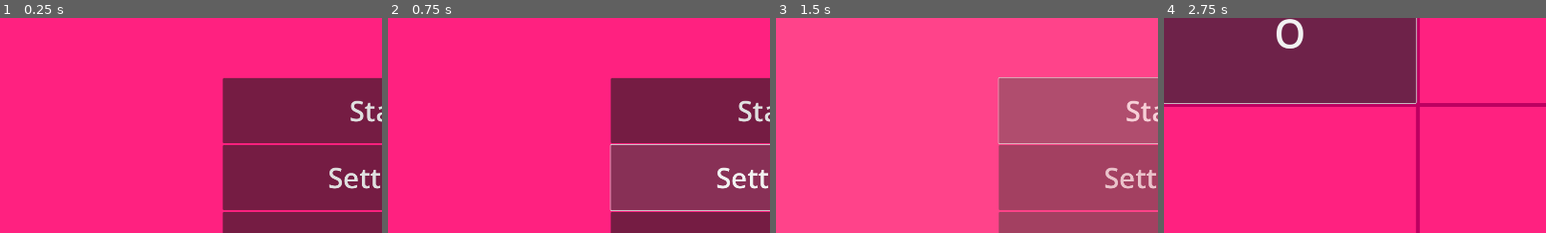
Above: before the commit, frames 1-4 (left to right).
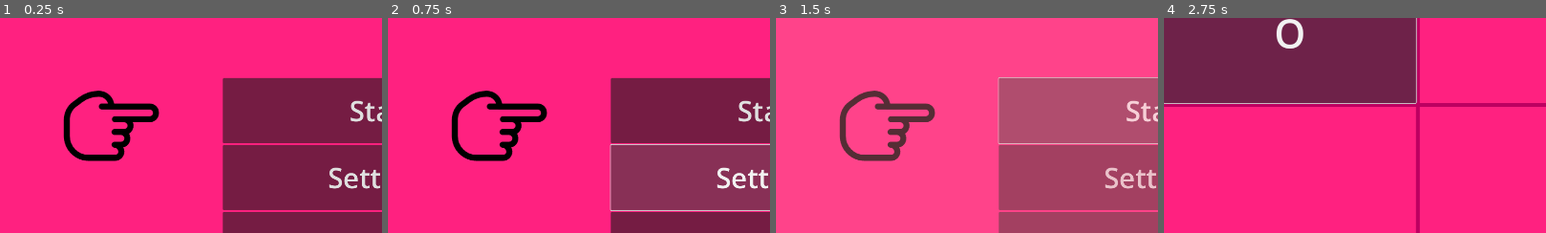
Above: after the commit, the same moments.

Repository: BessMoth/XO_YO
Game: Godot game, scene res://src/intro_ui.tscn
The game is run twice, just before and just after one commit, with the same random seed, the same clock (stepped at 60 frames per second) and the same inputs.
Inputs (mouse positions are % of the whole screen's width and height, from its top left):
- Up to frame 1 (0.25 s): no input
- Up to frame 2 (0.75 s): click "Settings" at 0.5 s
- Up to frame 3 (1.5 s): click "Start" at 1.25 s
- Up to frame 4 (2.75 s): click (16, 16) at 2.02 s
The pictures show only the part of the screen within x 0-50%, y 13-63%; the shares and areas given below are measured in that part.

The runs differ from the first frame. In frame 1, 2.5% of the frame differs, in the area x 16-42%, y 33-67%; in frame 2, 2.5%; in frame 3, 2.5%; in frame 4, nothing differs.

Commit message:
add/: pointer

Diff:
--- a/project.godot
+++ b/project.godot
@@ -18,7 +18,7 @@
 
 [autoload]
 
-SceneTranslation="*res://scene_translation.tscn"
+SceneTranslation="*res://src/scene_translation.tscn"
 
 [display]
 
--- /dev/null
+++ b/src/custom_button.tscn
@@ -0,0 +1,7 @@
+[gd_scene format=3 uid="uid://wamwgh1wwre5"]
+
+[node name="CustomButton" type="Button"]
+size_flags_horizontal = 3
+size_flags_vertical = 3
+theme_override_font_sizes/font_size = 70
+text = "Default"
--- a/src/intro_ui.tscn
+++ b/src/intro_ui.tscn
@@ -1,6 +1,8 @@
-[gd_scene load_steps=2 format=3 uid="uid://ccm7j44vph8fy"]
+[gd_scene load_steps=4 format=3 uid="uid://ccm7j44vph8fy"]
 
 [ext_resource type="Script" uid="uid://ce33640rb6pqb" path="res://src/intro_ui.gd" id="1_lsics"]
+[ext_resource type="PackedScene" uid="uid://dvyftvdu7jgke" path="res://src/pointer.tscn" id="2_a4rpr"]
+[ext_resource type="PackedScene" uid="uid://wamwgh1wwre5" path="res://src/custom_button.tscn" id="2_g3u4e"]
 
 [node name="IntroUI" type="Control"]
 layout_mode = 3
@@ -25,31 +27,30 @@
 grow_horizontal = 2
 grow_vertical = 2
 
-[node name="Start" type="Button" parent="VBoxContainer"]
+[node name="Start" parent="VBoxContainer" instance=ExtResource("2_g3u4e")]
 layout_mode = 2
-size_flags_horizontal = 3
-size_flags_vertical = 3
-theme_override_font_sizes/font_size = 70
-text = "Start
+text = "Start"
+
+[node name="Settings" parent="VBoxContainer" instance=ExtResource("2_g3u4e")]
+layout_mode = 2
+text = "Settings
 "
 
-[node name="Settings" type="Button" parent="VBoxContainer"]
+[node name="Quit" parent="VBoxContainer" instance=ExtResource("2_g3u4e")]
 layout_mode = 2
-size_flags_horizontal = 3
-size_flags_vertical = 3
-theme_override_font_sizes/font_size = 70
-text = "Settings"
+text = "Quit"
 
-[node name="Quit" type="Button" parent="VBoxContainer"]
+[node name="Pointer" parent="." instance=ExtResource("2_a4rpr")]
 layout_mode = 2
-size_flags_horizontal = 3
-size_flags_vertical = 3
-theme_override_font_sizes/font_size = 70
-text = "Quit
-"
+anchors_preset = 0
+anchor_right = 0.0
+anchor_bottom = 0.0
+offset_left = 237.0
+offset_top = 259.0
+offset_right = 477.0
+offset_bottom = 499.0
+menu_parent_path = NodePath("../VBoxContainer")
 
 [connection signal="pressed" from="VBoxContainer/Start" to="." method="_on_start_pressed"]
-[connection signal="pressed" from="VBoxContainer/Start" to="VBoxContainer/Start" method="_on_pressed"]
 [connection signal="pressed" from="VBoxContainer/Settings" to="." method="_on_settings_pressed"]
 [connection signal="pressed" from="VBoxContainer/Quit" to="." method="_on_quit_pressed"]
-[connection signal="pressed" from="VBoxContainer/Quit" to="VBoxContainer/Quit" method="_on_pressed"]
--- /dev/null
+++ b/src/pointer.tscn
@@ -0,0 +1,80 @@
+[gd_scene load_steps=3 format=3 uid="uid://dvyftvdu7jgke"]
+
+[ext_resource type="Texture2D" uid="uid://cs81ydv2wtyps" path="res://res/pointer.webp" id="1_f8na6"]
+
+[sub_resource type="GDScript" id="GDScript_f8na6"]
+resource_name = "pointer"
+script/source = "extends TextureRect
+
+@export var menu_parent_path : NodePath
+@export var cursor_offset : Vector2
+
+@onready var menu_parent := get_node(menu_parent_path)
+
+var cursor_index : int = 0
+var vec: Vector2
+
+func get_vector_action_just_pressed() -> Vector2:
+	vec = Vector2(0,0)
+	if Input.is_action_just_pressed(\"ui_up\"):
+		vec.y -= 1
+	if Input.is_action_just_pressed(\"ui_down\"):
+		vec.y += 1
+	if Input.is_action_just_pressed(\"ui_left\"):
+		vec.x -= 1
+	if Input.is_action_just_pressed(\"ui_right\"):
+		vec.x += 1
+	return vec
+
+func _process(delta):
+	var input := Vector2.ZERO
+	input = get_vector_action_just_pressed()
+
+	if menu_parent is VBoxContainer:
+		set_cursor_from_index(cursor_index + input.y)
+	elif menu_parent is HBoxContainer:
+		set_cursor_from_index(cursor_index + input.x)
+	elif menu_parent is GridContainer:
+		set_cursor_from_index(cursor_index + input.x + input.y * menu_parent.columns)
+
+	if Input.is_action_just_pressed(\"ui_select\"):
+		var current_menu_item := get_menu_item_at_index(cursor_index)
+
+		if current_menu_item != null:
+			if current_menu_item.has_method(\"cursor_select\"):
+				current_menu_item.cursor_select()
+
+func get_menu_item_at_index(index : int) -> Control:
+	if menu_parent == null:
+		return null
+
+	if index >= menu_parent.get_child_count() or index < 0:
+		return null
+
+	return menu_parent.get_child(index) as Control
+
+func set_cursor_from_index(index : int) -> void:
+	var menu_item := get_menu_item_at_index(index)
+
+	if menu_item == null:
+		return
+
+	var position = menu_item.global_position
+	var size = menu_item.size
+
+	global_position = Vector2(position.x, position.y + size.y / 2.0) - (size / 2.0) - cursor_offset
+
+	cursor_index = index
+"
+
+[node name="Pointer" type="TextureRect"]
+anchors_preset = 15
+anchor_right = 1.0
+anchor_bottom = 1.0
+offset_right = -1680.0
+offset_bottom = -840.0
+grow_horizontal = 2
+grow_vertical = 2
+texture = ExtResource("1_f8na6")
+stretch_mode = 2
+script = SubResource("GDScript_f8na6")
--- a/scene_translation.tscn
+++ b/src/scene_translation.tscn
@@ -1,6 +1,21 @@
 [gd_scene load_steps=5 format=3 uid="uid://cm848wsb0oyvg"]
 
-[ext_resource type="Script" uid="uid://c8f5lwb26m6v0" path="res://scene_translation.gd" id="1_y1jhn"]
+[ext_resource type="Script" uid="uid://c8f5lwb26m6v0" path="res://src/scene_translation.gd" id="1_3h3am"]
+
+[sub_resource type="Animation" id="Animation_aa4hc"]
+length = 0.001
+tracks/0/type = "value"
+tracks/0/imported = false
+tracks/0/enabled = true
+tracks/0/path = NodePath(".:modulate")
+tracks/0/interp = 1
+tracks/0/loop_wrap = true
+tracks/0/keys = {
+"times": PackedFloat32Array(0),
+"transitions": PackedFloat32Array(1),
+"update": 0,
+"values": [Color(1, 1, 1, 0)]
+}
 
 [sub_resource type="Animation" id="Animation_y1jhn"]
 resource_name = "dissolve"
@@ -18,21 +33,6 @@
 "values": [Color(1, 1, 1, 0), Color(1, 1, 1, 1)]
 }
 
-[sub_resource type="Animation" id="Animation_aa4hc"]
-length = 0.001
-tracks/0/type = "value"
-tracks/0/imported = false
-tracks/0/enabled = true
-tracks/0/path = NodePath(".:modulate")
-tracks/0/interp = 1
-tracks/0/loop_wrap = true
-tracks/0/keys = {
-"times": PackedFloat32Array(0),
-"transitions": PackedFloat32Array(1),
-"update": 0,
-"values": [Color(1, 1, 1, 0)]
-}
-
 [sub_resource type="AnimationLibrary" id="AnimationLibrary_5y17v"]
 _data = {
 &"RESET": SubResource("Animation_aa4hc"),
@@ -40,7 +40,7 @@
 }
 
 [node name="SceneTranslation" type="CanvasLayer"]
-script = ExtResource("1_y1jhn")
+script = ExtResource("1_3h3am")
 
 [node name="ColorRect" type="ColorRect" parent="."]
 modulate = Color(1, 1, 1, 0)
Binary file added: res/pointer.webp
Not shown, added: res/pointer.webp.import
Renamed: scene_translation.gd -> src/scene_translation.gd
Renamed: scene_translation.gd.uid -> src/scene_translation.gd.uid
